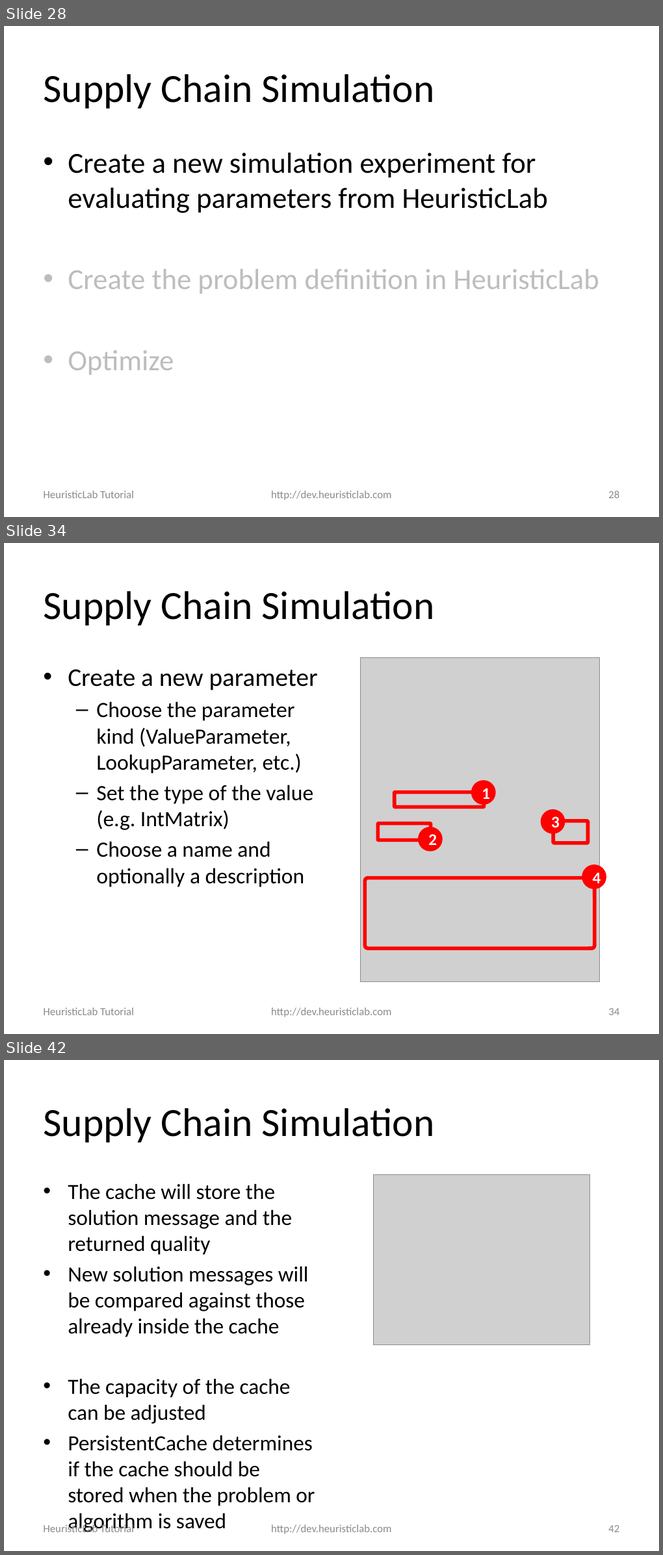
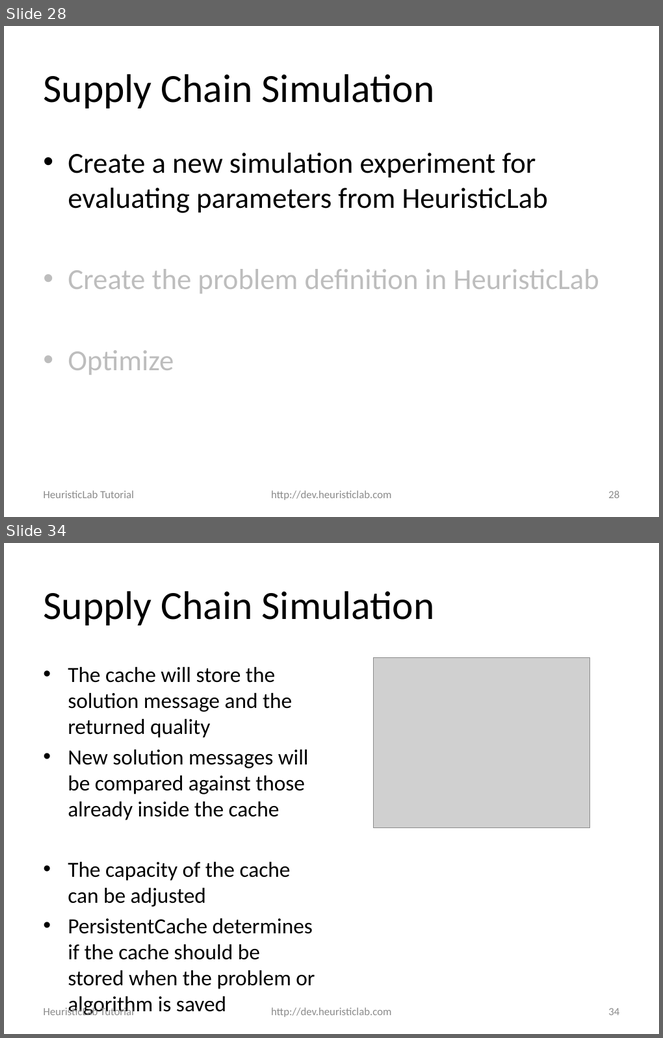
Before and after one commit to heal-research/HeuristicLab, a slide deck: documentation/Tutorials/Optimizing External Applications with HeuristicLab.pptx. Shown one above the other, each under a label of ours: slides 28, 34 and 42 before the commit, slides 28 and 34 after it; the slides between them are not shown. The pictures are 663x1555 and 663x1038 pixels, drawn with LibreOffice and Linux fonts; fonts in the diff are those of the drawing; grey boxes stand for pictures; background and template pictures are left out. Boxes give left, top, right and bottom in pixels: in the first picture for what was removed or moved away, otherwise in the second. Text is boxed around its words. In the diff, an @@ line names an element or a change of style, - is before the commit and + after.

Commit message:
#2317: updated tutorial slides to match HL 3.3.11

```diff
--- a/documentation/Tutorials/Optimizing External Applications with HeuristicLab.pptx
+++ b/documentation/Tutorials/Optimizing External Applications with HeuristicLab.pptx
@@ slide 34 removed at box(4, 543, 659, 1034), background #FFFFFF @@
@@ title removed at box(43, 591, 435, 626) @@
-Supply Chain Simulation
@@ picture removed at box(360, 657, 599, 982) @@
@@ text removed at box(68, 669, 318, 887) @@
-• Create a new parameter
-  – Choose the parameter kind (ValueParameter, LookupParameter, etc.)
-  – Set the type of the value (e.g. IntMatrix)
-  – Choose a name and optionally a description
@@ rounded rectangle removed at box(395, 793, 484, 808) @@
@@ ellipse removed at box(473, 782, 495, 804) @@
-1
@@ ellipse removed at box(542, 810, 565, 834) @@
-3
@@ rounded rectangle removed at box(378, 823, 431, 840) @@
@@ ellipse removed at box(419, 828, 441, 851) @@
-2
@@ rounded rectangle removed at box(554, 821, 588, 843) @@
@@ ellipse removed at box(583, 866, 606, 889) @@
-4
@@ rounded rectangle removed at box(365, 878, 595, 949) @@
@@ text removed at box(43, 1008, 134, 1016) @@
-HeuristicLab Tutorial
@@ text removed at box(271, 1008, 392, 1017) @@
-http://dev.heuristiclab.com
@@ page number removed at box(608, 1008, 620, 1016) @@
-34
@@ what was slide 42 is now slide 34 @@
@@ page number at box(608, 1008, 620, 1016): text changed @@
-42
+34
```
Also in this commit, not shown: 18 slides changed, 11 other slides removed.
